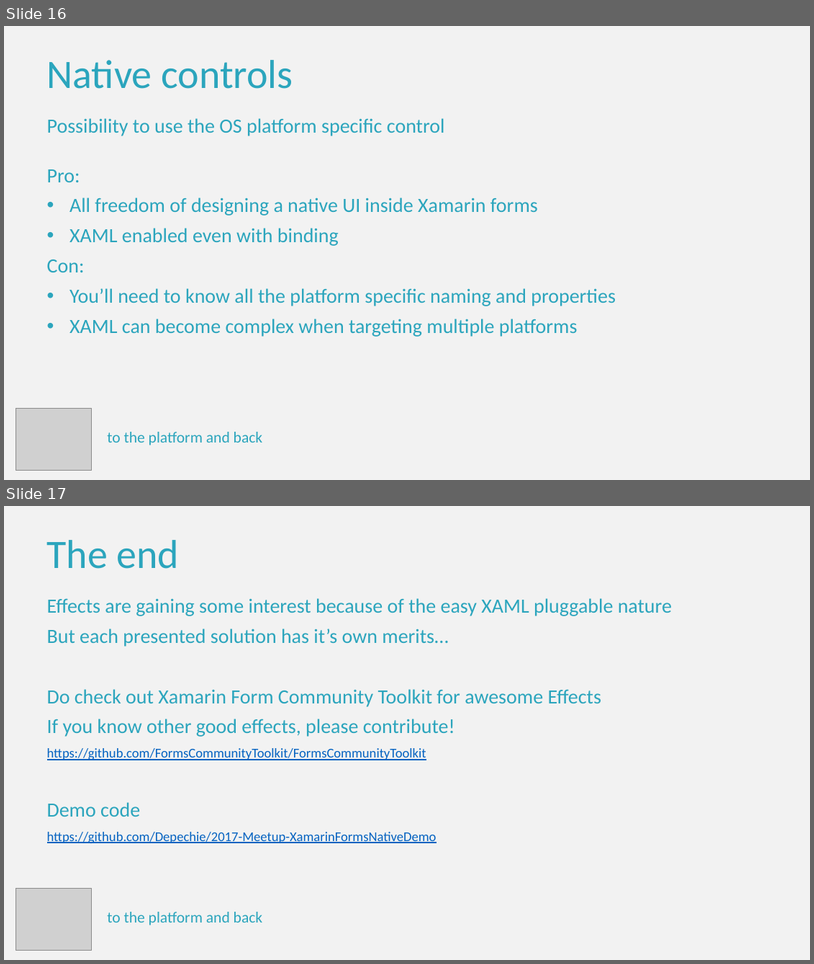
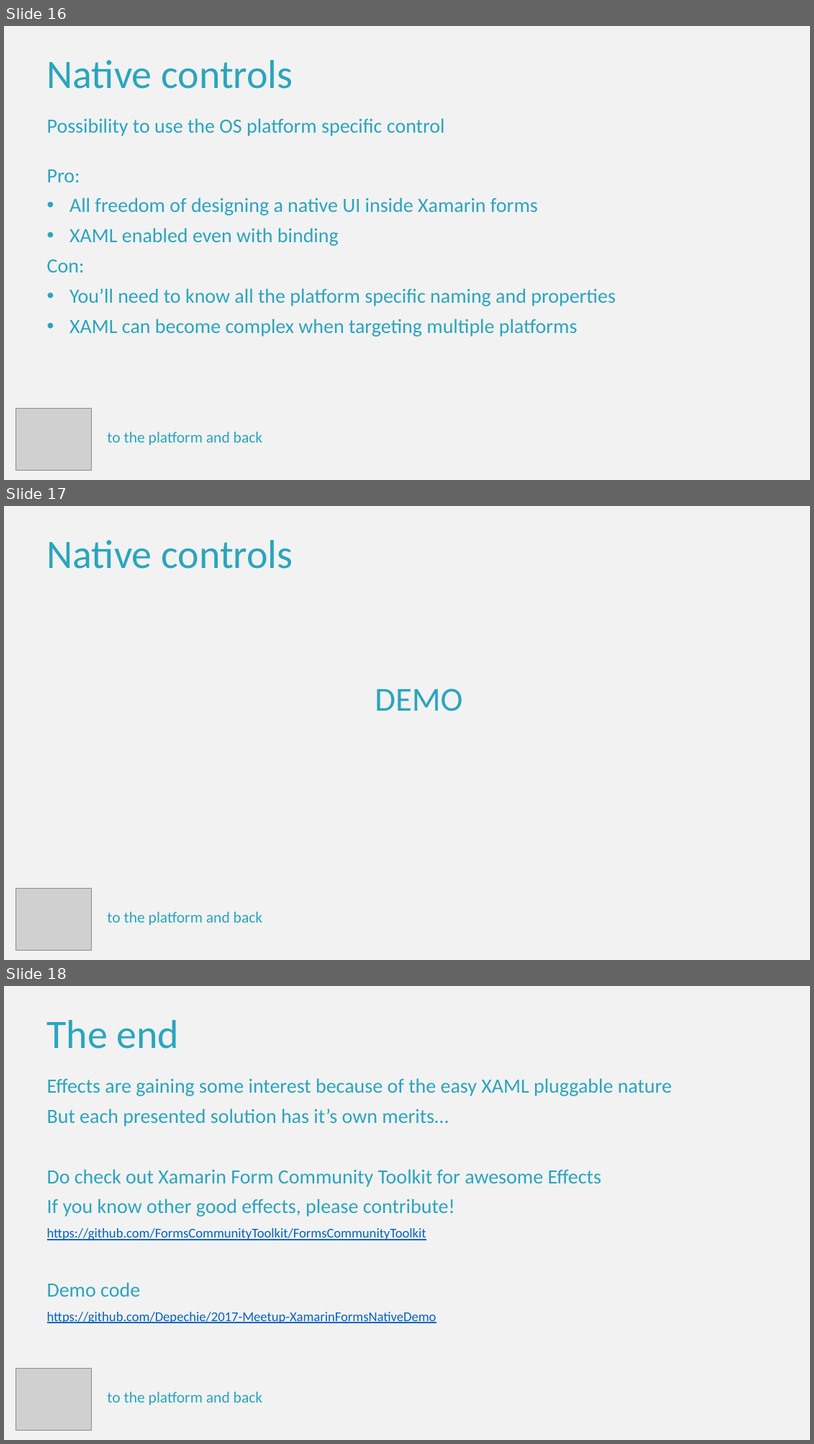
Before and after one commit to Depechie/2017-Meetup-XamarinFormsNativeDemo, a slide deck: Presentation/20170314 - Xamarin Forms to the platform and back.pptx. Shown one above the other, each under a label of ours: slides 16 and 17 before the commit, slides 16, 17 and 18 after it. The pictures are 814x964 and 814x1444 pixels, drawn with LibreOffice and Linux fonts; fonts in the diff are those of the drawing; grey boxes stand for pictures. Boxes give left, top, right and bottom in pixels: in the first picture for what was removed or moved away, otherwise in the second. Text is boxed around its words. In the diff, an @@ line names an element or a change of style, - is before the commit and + after.

Commit message:
Extra demo page

```diff
--- a/Presentation/20170314 - Xamarin Forms to the platform and back.pptx
+++ b/Presentation/20170314 - Xamarin Forms to the platform and back.pptx
@@ slide 17 added at (4, 506, 810, 960), background #F2F2F2 @@
@@ text added at (47, 540, 293, 569), 48 pt, text #2BA5BD @@
+Native controls
@@ text added at (375, 688, 463, 711), 40 pt, text #2BA5BD @@
+DEMO
@@ picture added at (16, 888, 92, 950) @@
@@ subtitle added at (107, 911, 263, 925), 18.5 pt, text #2BA5BD @@
+to the platform and back
@@ what was slide 17 is now slide 18 @@
```
